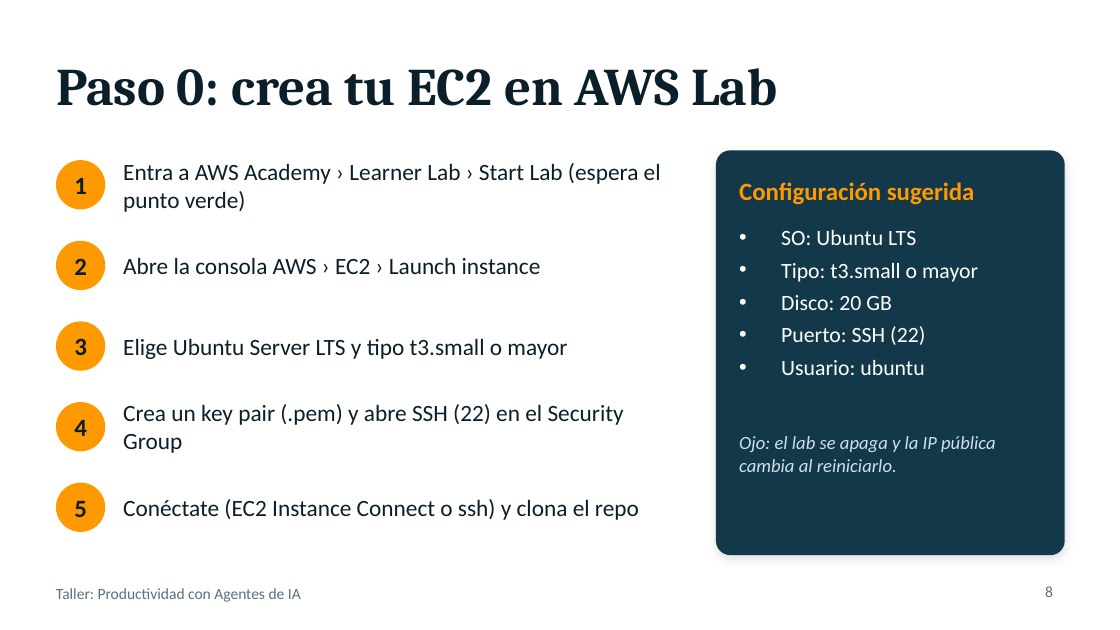
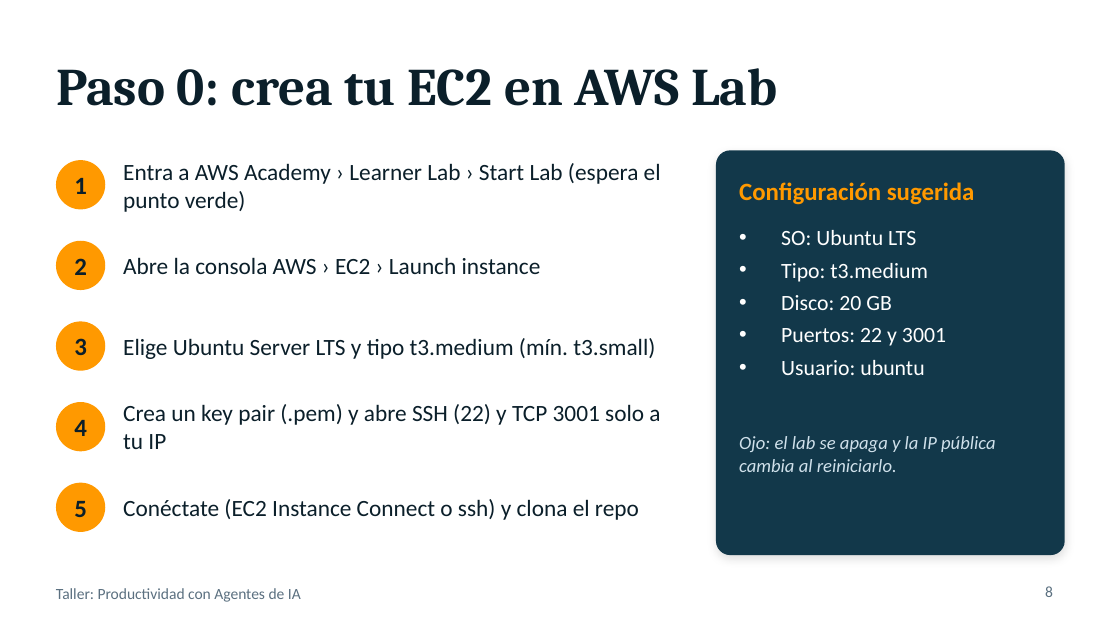
Before and after one commit to cesarpalacios/taller-agentes-ia, a slide deck: slide 8 of docs/presentacion-taller.pptx. Drawn at 1120x630 pixels with LibreOffice and Linux fonts; fonts in the diff are those of the drawing. Boxes give left, top, right and bottom in pixels: in the first picture for what was removed or moved away, otherwise in the second. Text is boxed around its words. In the diff, an @@ line names an element or a change of style, - is before the commit and + after.

```diff
--- a/docs/presentacion-taller.pptx
+++ b/docs/presentacion-taller.pptx
@@ text at (x1=781, y1=263, x2=927, y2=282): text changed @@
-• Tipo: t3.small o mayor
+• Tipo: t3.medium
@@ text at (x1=781, y1=328, x2=946, y2=346): text changed @@
-• Puerto: SSH (22)
+• Puertos: 22 y 3001
@@ text at (x1=123, y1=338, x2=655, y2=359): text changed @@
-Elige Ubuntu Server LTS y tipo t3.small o mayor
+Elige Ubuntu Server LTS y tipo t3.medium (mín. t3.small)
@@ text at (x1=123, y1=404, x2=660, y2=449): text changed @@
-Crea un key pair (.pem) y abre SSH (22) en el Security Group
+Crea un key pair (.pem) y abre SSH (22) y TCP 3001 solo a tu IP
```
Also in this commit, not shown: 3 other slides changed, 9 other files.
